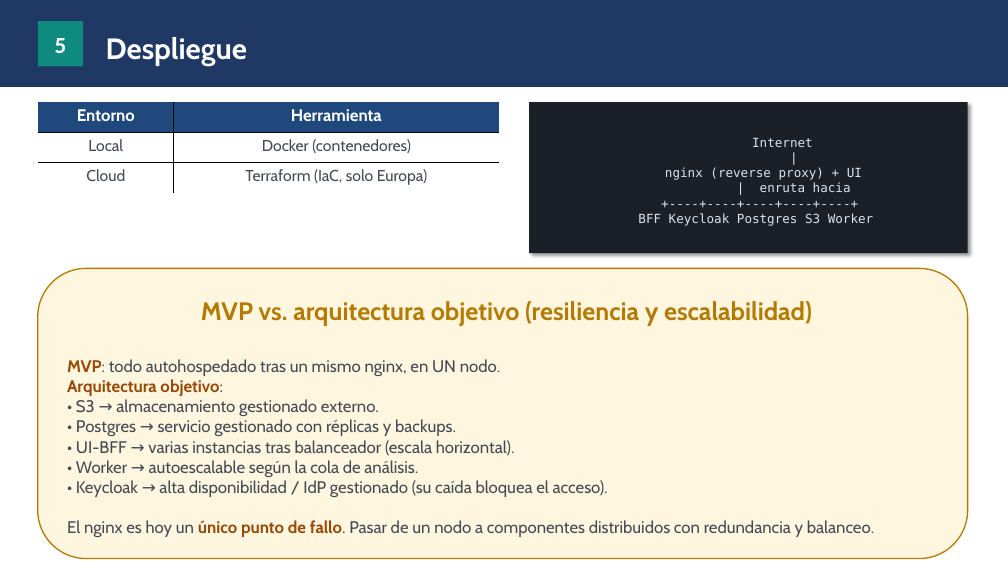
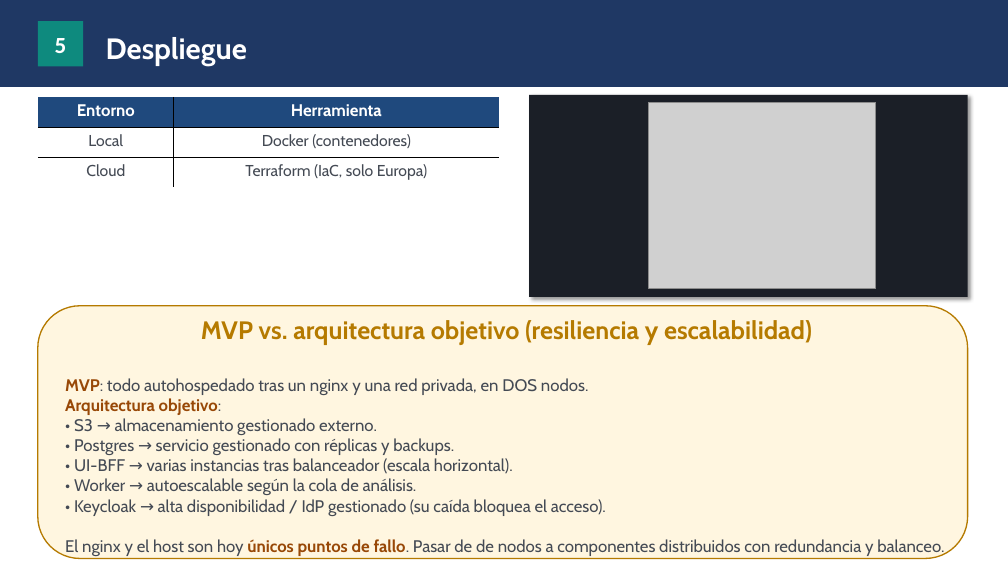
Before and after one commit to josepcal/TFM_Rehab_Followup_Checkup, a slide deck: slide 9 of doc/memoria_proyecto/Memoria_Proyecto.pptx. Drawn at 1008x567 pixels with LibreOffice and Linux fonts; fonts in the diff are those of the drawing; grey boxes stand for pictures. Boxes give left, top, right and bottom in pixels: in the first picture for what was removed or moved away, otherwise in the second. Text is boxed around its words. In the diff, an @@ line names an element or a change of style, - is before the commit and + after.

```diff
--- a/doc/memoria_proyecto/Memoria_Proyecto.pptx
+++ b/doc/memoria_proyecto/Memoria_Proyecto.pptx
@@ table: place and size @@
-table at (38, 102, 499, 193)
+table at (38, 97, 499, 188)
@@ rectangle: place and size @@
-rectangle at (529, 102, 968, 253)
+rectangle at (529, 95, 968, 296)
@@ picture added at (649, 102, 876, 289) @@
@@ text in rectangle at (638, 138, 873, 226): text removed @@
-Internet
-|
-nginx (reverse proxy) + UI
-| enruta hacia
-+----+----+----+----+----+
-BFF Keycloak Postgres S3 Worker
@@ rounded rectangle "MVP vs. arquitectura objetivo (resiliencia ...": place and size @@
-rounded rectangle "MVP vs. arquitectura objetivo (resiliencia ..." at (38, 268, 968, 559)
+rounded rectangle "MVP vs. arquitectura objetivo (resiliencia ..." at (38, 306, 968, 558)
@@ text in rounded rectangle at (65, 378, 588, 395): text changed @@
-MVP: todo autohospedado tras un mismo nginx, en UN nodo.
+MVP: todo autohospedado tras un nginx y una red privada, en DOS nodos.
@@ text in rounded rectangle at (65, 539, 944, 556): text changed @@
-El nginx es hoy un único punto de fallo. Pasar de un nodo a componentes distribuidos con redundancia y balanceo.
+El nginx y el host son hoy únicos puntos de fallo. Pasar de de nodos a componentes distribuidos con redundancia y balanceo.
```
Also in this commit, not shown: 1 other file.
